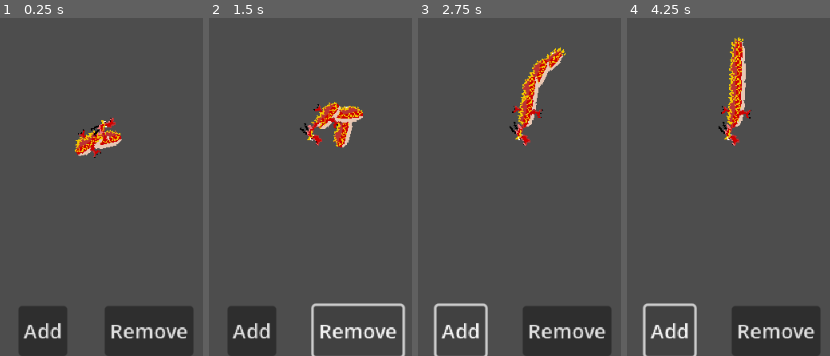
Above: before the commit, frames 1-4 (left to right).
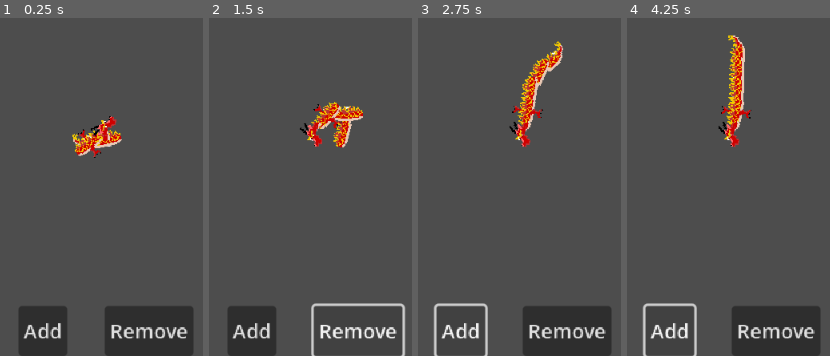
Above: after the commit, the same moments.

Repository: Steaf23/GMTK-2025
Game: Godot game, scene res://world.tscn
The game is run twice, just before and just after one commit, with the same random seed, the same clock (stepped at 60 frames per second) and the same inputs.
Inputs:
- Up to frame 1 (0.25 s): no input
- Up to frame 2 (1.5 s): click "Add" at 0.5 s; click "Remove" at 1.25 s
- Up to frame 3 (2.75 s): click "Add" at 2 s
- Up to frame 4 (4.25 s): click "Remove" at 2.75 s; click "Add" at 3.5 s

The runs differ from the first frame. In frame 1, 0.4% of the frame differs, in the area x 35-59%, y 28-41%; in frame 2, 0.5%; in frame 3, 0.7%; in frame 4, 0.8%, in the area x 47-59%, y 5-39%.

Commit message:
updated dragon sprites

Diff:
--- a/dragon/body_segment.tscn
+++ b/dragon/body_segment.tscn
@@ -1,9 +1,9 @@
 [gd_scene load_steps=8 format=3 uid="uid://bbm74415xgith"]
 
 [ext_resource type="Script" uid="uid://b5nvpu2dfv8x" path="res://dragon/body_segment.gd" id="1_ll60o"]
-[ext_resource type="Texture2D" uid="uid://b1xw0wbsbjyyc" path="res://dragon/dragon_sprites/dragon_torso_arms.png" id="2_rfv6h"]
-[ext_resource type="Texture2D" uid="uid://dnxde8ul5kpl6" path="res://dragon/dragon_sprites/dragon_torso.png" id="3_xyygd"]
-[ext_resource type="Texture2D" uid="uid://clp0l0mbpum1p" path="res://dragon/dragon_sprites/dragon_tail.png" id="4_xyygd"]
+[ext_resource type="Texture2D" uid="uid://du6lf6b13n37l" path="res://dragon/dragon_sprites/dragon_torso_armsf.png" id="2_xyygd"]
+[ext_resource type="Texture2D" uid="uid://wme3d416bn55" path="res://dragon/dragon_sprites/dragon_torsof.png" id="3_7frwa"]
+[ext_resource type="Texture2D" uid="uid://c8gsu3diuycp6" path="res://dragon/dragon_sprites/dragon_tailf.png" id="5_7frwa"]
 
 [sub_resource type="CircleShape2D" id="CircleShape2D_aqk2v"]
 
@@ -11,7 +11,7 @@
 animations = [{
 "frames": [{
 "duration": 1.0,
-"texture": ExtResource("2_rfv6h")
+"texture": ExtResource("2_xyygd")
 }],
 "loop": true,
 "name": &"arms",
@@ -19,7 +19,7 @@
 }, {
 "frames": [{
 "duration": 1.0,
-"texture": ExtResource("3_xyygd")
+"texture": ExtResource("3_7frwa")
 }],
 "loop": true,
 "name": &"default",
@@ -27,7 +27,7 @@
 }, {
 "frames": [{
 "duration": 1.0,
-"texture": ExtResource("4_xyygd")
+"texture": ExtResource("5_7frwa")
 }],
 "loop": true,
 "name": &"tail",
@@ -47,6 +47,7 @@
 
 [node name="Sprite" type="AnimatedSprite2D" parent="."]
 sprite_frames = SubResource("SpriteFrames_7frwa")
+animation = &"tail"
 flip_h = true
 
 [node name="SegmentDetect" type="Area2D" parent="."]
--- a/dragon/dragon.tscn
+++ b/dragon/dragon.tscn
@@ -1,12 +1,13 @@
-[gd_scene load_steps=11 format=3 uid="uid://d8o1vugqmmxy"]
+[gd_scene load_steps=12 format=3 uid="uid://d8o1vugqmmxy"]
 
 [ext_resource type="Script" uid="uid://cc6d6md11c45e" path="res://dragon/dragon.gd" id="1_lmeim"]
 [ext_resource type="Script" uid="uid://c6f6pfor75aa3" path="res://dragon/head.gd" id="2_irmc6"]
-[ext_resource type="Texture2D" uid="uid://bxk08gah0jqp7" path="res://dragon/dragon_sprites/dragon_head1.png" id="3_irmc6"]
-[ext_resource type="Texture2D" uid="uid://ikd2nufxf437" path="res://dragon/dragon_sprites/dragon_head2.png" id="3_qw8pt"]
-[ext_resource type="Texture2D" uid="uid://btj1ahqh0clsk" path="res://dragon/dragon_sprites/dragon_head3.png" id="4_g2ok4"]
-[ext_resource type="Texture2D" uid="uid://d2taq07w2075w" path="res://dragon/dragon_sprites/dragon_head4.png" id="5_r8lk1"]
-[ext_resource type="Texture2D" uid="uid://bk72j60ba1c7u" path="res://dragon/dragon_sprites/dragon_head5.png" id="6_bu73e"]
+[ext_resource type="Texture2D" uid="uid://dwd0kufyiv30e" path="res://dragon/dragon_sprites/dragon_head2f.png" id="3_2yoc3"]
+[ext_resource type="Texture2D" uid="uid://b5nr5jkso5nqo" path="res://dragon/dragon_sprites/dragon_head3f.png" id="4_qw8pt"]
+[ext_resource type="Texture2D" uid="uid://bpm52t6w6pxnc" path="res://dragon/dragon_sprites/dragon_head4f.png" id="5_g2ok4"]
+[ext_resource type="Texture2D" uid="uid://b7ghp35aonbdg" path="res://dragon/dragon_sprites/dragon_head5f.png" id="6_r8lk1"]
+[ext_resource type="Texture2D" uid="uid://3mqjc35frbdt" path="res://dragon/dragon_sprites/dragon_head6f.png" id="7_g2ok4"]
+[ext_resource type="Texture2D" uid="uid://dy3p8cyl3371q" path="res://dragon/dragon_sprites/dragon_head1f.png" id="7_qw8pt"]
 
 [sub_resource type="CircleShape2D" id="CircleShape2D_aqk2v"]
 
@@ -17,16 +18,19 @@
 animations = [{
 "frames": [{
 "duration": 1.0,
-"texture": ExtResource("3_qw8pt")
+"texture": ExtResource("3_2yoc3")
 }, {
 "duration": 1.0,
-"texture": ExtResource("4_g2ok4")
+"texture": ExtResource("4_qw8pt")
 }, {
 "duration": 1.0,
-"texture": ExtResource("5_r8lk1")
+"texture": ExtResource("5_g2ok4")
 }, {
 "duration": 1.0,
-"texture": ExtResource("6_bu73e")
+"texture": ExtResource("6_r8lk1")
+}, {
+"duration": 1.0,
+"texture": ExtResource("7_g2ok4")
 }],
 "loop": false,
 "name": &"bite",
@@ -34,7 +38,7 @@
 }, {
 "frames": [{
 "duration": 1.0,
-"texture": ExtResource("3_irmc6")
+"texture": ExtResource("7_qw8pt")
 }],
 "loop": true,
 "name": &"default",
@@ -71,7 +75,6 @@
 unique_name_in_owner = true
 position = Vector2(5, 0)
 sprite_frames = SubResource("SpriteFrames_5ebm8")
-animation = &"bite"
 autoplay = "default"
 flip_h = true
 
Binary file removed: dragon/dragon_sprites/dragon_head1.png
Binary file added: dragon/dragon_sprites/dragon_head1f.png
Not shown, changed: dragon/dragon_sprites/dragon_head1f.png.import
Binary file removed: dragon/dragon_sprites/dragon_head2.png
Binary file added: dragon/dragon_sprites/dragon_head2f.png
Not shown, added: dragon/dragon_sprites/dragon_head2f.png.import
Binary file removed: dragon/dragon_sprites/dragon_head3.png
Binary file added: dragon/dragon_sprites/dragon_head3f.png
Not shown, changed: dragon/dragon_sprites/dragon_head3f.png.import
Binary file removed: dragon/dragon_sprites/dragon_head4.png
Binary file added: dragon/dragon_sprites/dragon_head4f.png
Not shown, changed: dragon/dragon_sprites/dragon_head4f.png.import
(and 14 more such lines)
